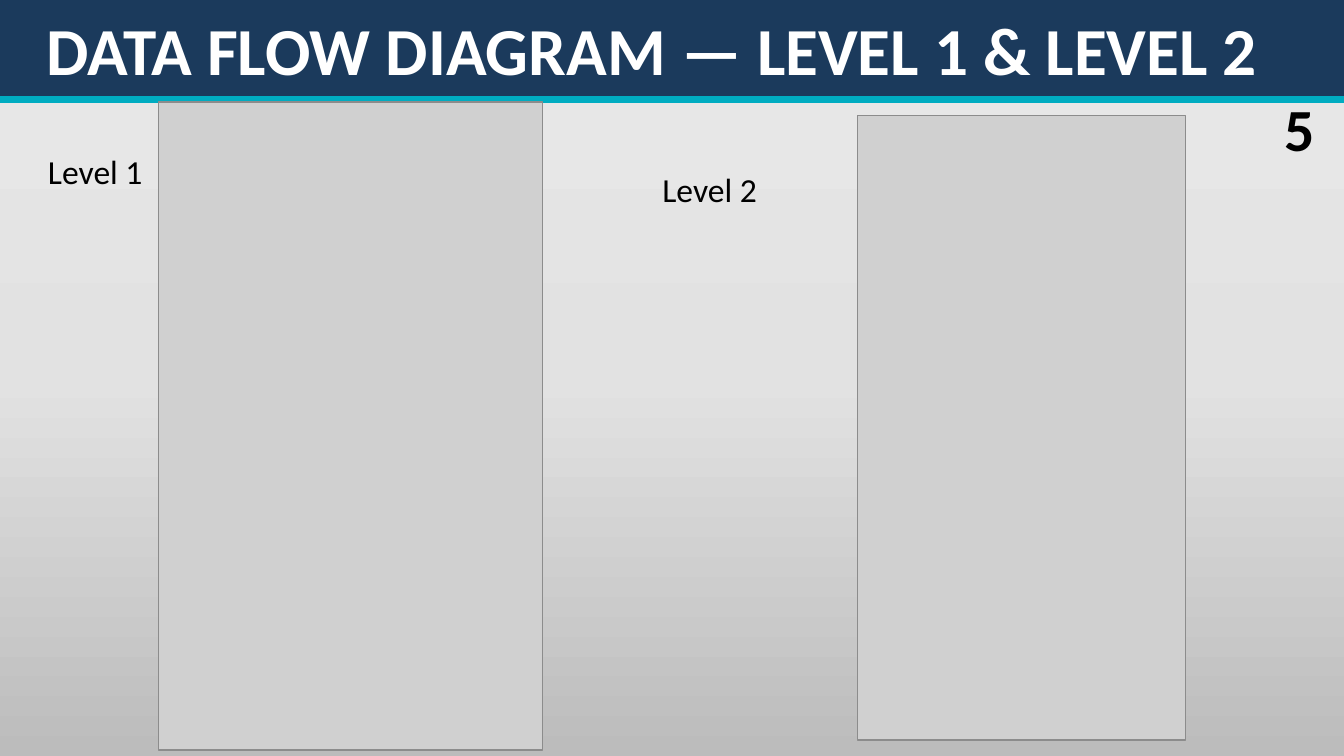
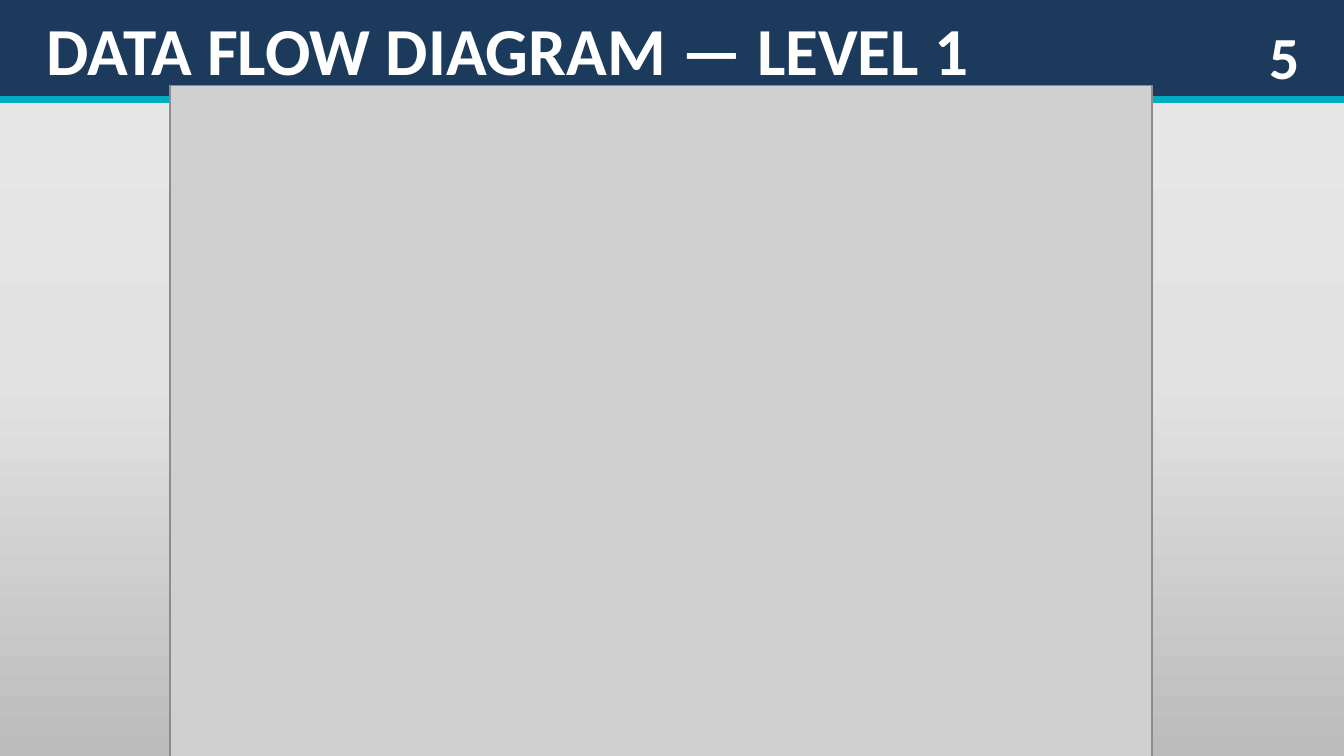
Before and after one commit to Sama-Mokom/CEF_440_Group_16, a slide deck: slide 6 of TASK 4/Group16 Task4.pptx. Drawn at 1344x756 pixels with LibreOffice and Linux fonts; fonts in the diff are those of the drawing; grey boxes stand for pictures. Boxes give left, top, right and bottom in pixels: in the first picture for what was removed or moved away, otherwise in the second. Text is boxed around its words. In the diff, an @@ line names an element or a change of style, - is before the commit and + after.

```diff
--- a/TASK 4/Group16 Task4.pptx
+++ b/TASK 4/Group16 Task4.pptx
@@ text "5": place and size @@
-text "5" at [1285,102,1315,152]
+text "5" at [1269,40,1299,80]
@@ text "5" at [1269,40,1299,80]: text colour #000000 to #FFFFFF @@
@@ text at [47,31,968,91]: text changed @@
-DATA FLOW DIAGRAM — LEVEL 1 & LEVEL 2
+DATA FLOW DIAGRAM — LEVEL 1
@@ picture added at [169,85,1152,756] @@
@@ picture removed at [159,102,543,750] @@
@@ picture removed at [857,116,1185,741] @@
@@ text removed at [48,160,142,185] @@
-Level 1
@@ text removed at [662,178,757,203] @@
-Level 2
```
Also in this commit, not shown: 9 other slides changed, 1 slide added, 1 other file.
